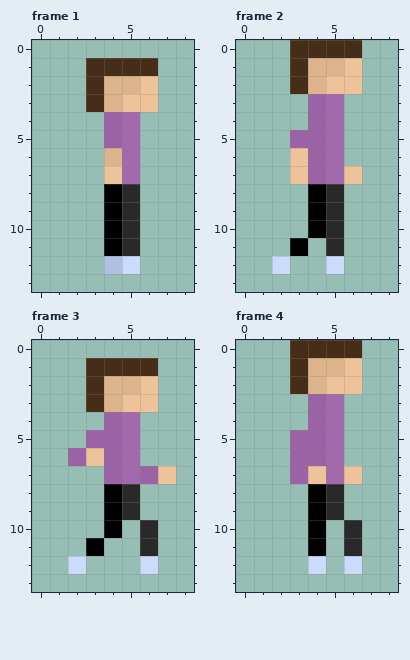
Pixel-art file, stored at Assets/PersonalAssets/NPC/Day4/Man3DayFourCorrectRightWalk.aseprite. This is how it looked before the edit.
9x14 pixels, 10 frames. Shown: frame 1, frame 2, frame 3, frame 4. The commit also changed other frames, which this record leaves out.
Once edited:
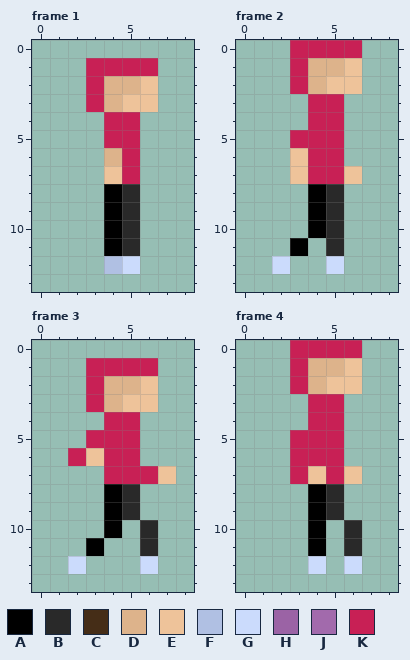
Palette (. is transparent): A #000000  B #292929  C #452d17  D #ddb38b  E #eec39a  F #b0c0e3  G #cbdbfc  H #9b63a5  J #a26aac  K #c82055
What changed:
Frame 1:
Colour C gives way to colour K in row 1 at x 3 to 6; in rows 2 to 3 at x 3.
Colour H gives way to colour K in rows 4 to 5 at x 4.
Colour J gives way to colour K in rows 4 to 7 at x 5.
Frame 2:
Colour C gives way to colour K in row 0 at x 3 to 6; in rows 1 to 2 at x 3.
Colour H gives way to colour K in rows 3 to 4 at x 4; in row 5 at x 3 to 4; in rows 6 to 7 at x 4.
Colour J gives way to colour K in rows 3 to 7 at x 5.
Frame 3:
Colour C gives way to colour K in row 1 at x 3 to 6; in rows 2 to 3 at x 3.
Colour H gives way to colour K in row 4 at x 4; in row 5 at x 3 to 4; in row 6 at x 2 and 4; in row 7 at x 4 and 6.
Colour J gives way to colour K in rows 4 to 7 at x 5.
Frame 4:
Colour C gives way to colour K in row 0 at x 3 to 6; in rows 1 to 2 at x 3.
Colour H gives way to colour K in rows 3 to 4 at x 4; in rows 5 to 6 at x 3 to 4; in row 7 at x 3.
Colour J gives way to colour K in rows 3 to 7 at x 5.
